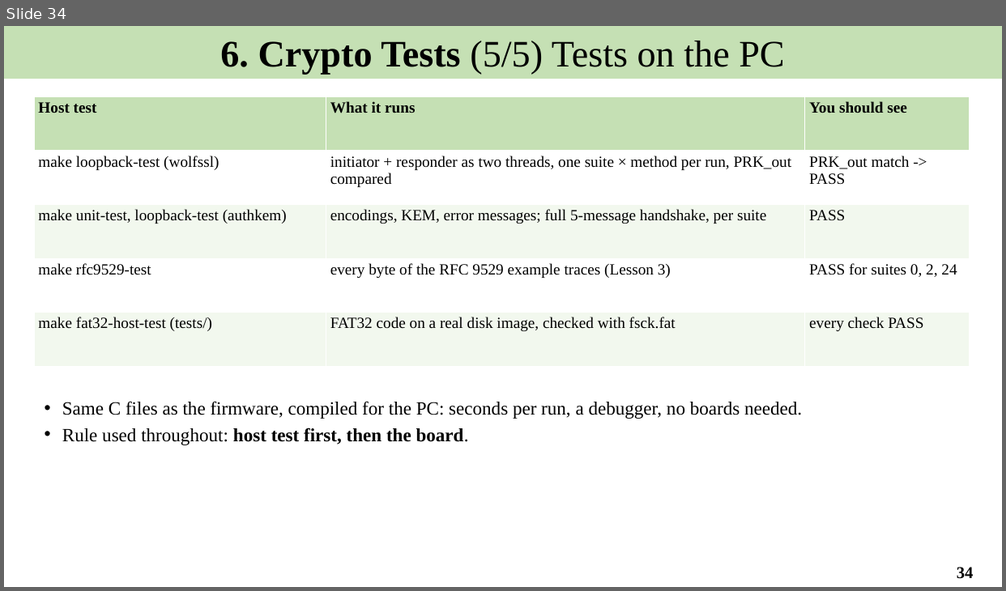
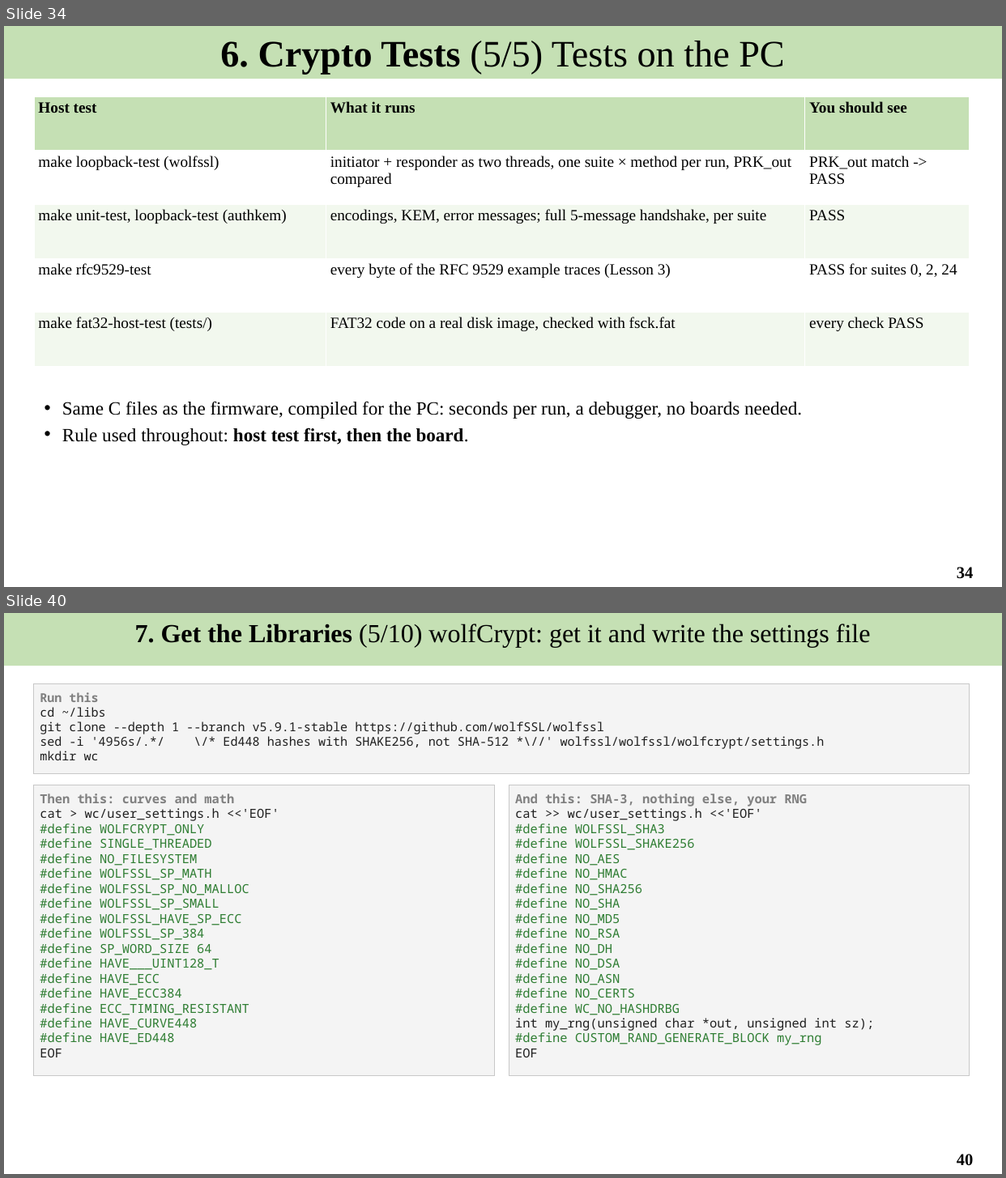
Before and after one commit to Khaiduy/chipyard-edhoc, a slide deck: fpga/sw/export/docs/slides/02_Software_environment_and_tests.pptx. Shown one above the other, each under a label of ours: slide 34 before the commit, slides 34 and 40 after it; the slides between them are not shown. The pictures are 1006x591 and 1006x1178 pixels, drawn with LibreOffice and Linux fonts; fonts in the diff are those of the drawing. Boxes give left, top, right and bottom in pixels: in the first picture for what was removed or moved away, otherwise in the second. Text is boxed around its words. In the diff, an @@ line names an element or a change of style, - is before the commit and + after.

```diff
--- a/fpga/sw/export/docs/slides/02_Software_environment_and_tests.pptx
+++ b/fpga/sw/export/docs/slides/02_Software_environment_and_tests.pptx
@@ slide 40 added at [4,613,1002,1174], background #FFFFFF @@
@@ rectangle added at [4,613,1002,666], fill #C5E0B4, 25 pt, text #000000 @@
+7. Get the Libraries (5/10) wolfCrypt: get it and write the settings file
@@ rectangle added at [34,684,970,774], fill #F4F4F4, outline #C8C8C8 0.75 pt, 11.8 pt, text #1F1F1F @@
+Run this
+cd ~/libs
+git clone --depth 1 --branch v5.9.1-stable https://github.com/wolfSSL/wolfssl
+sed -i '4956s/.*/ \/* Ed448 hashes with SHAKE256, not SHA-512 *\//' wolfssl/wolfssl/wolfcrypt/settings.h
+mkdir wc
@@ rectangle added at [34,786,494,1076], fill #F4F4F4, outline #C8C8C8 0.75 pt, 12 pt, text #2E7D32 @@
+Then this: curves and math
+cat > wc/user_settings.h <<'EOF'
+#define WOLFCRYPT_ONLY
+#define SINGLE_THREADED
+#define NO_FILESYSTEM
+#define WOLFSSL_SP_MATH
+#define WOLFSSL_SP_NO_MALLOC
+#define WOLFSSL_SP_SMALL
+#define WOLFSSL_HAVE_SP_ECC
+#define WOLFSSL_SP_384
+#define SP_WORD_SIZE 64
+#define HAVE___UINT128_T
+#define HAVE_ECC
+#define HAVE_ECC384
+#define ECC_TIMING_RESISTANT
+#define HAVE_CURVE448
+#define HAVE_ED448
+EOF
@@ rectangle added at [509,786,970,1076], fill #F4F4F4, outline #C8C8C8 0.75 pt, 12 pt, text #2E7D32 @@
+And this: SHA-3, nothing else, your RNG
+cat >> wc/user_settings.h <<'EOF'
+#define WOLFSSL_SHA3
+#define WOLFSSL_SHAKE256
+#define NO_AES
+#define NO_HMAC
+#define NO_SHA256
+#define NO_SHA
+#define NO_MD5
+#define NO_RSA
+#define NO_DH
+#define NO_DSA
+#define NO_ASN
+#define NO_CERTS
+#define WC_NO_HASHDRBG
+int my_rng(unsigned char *out, unsigned int sz);
+#define CUSTOM_RAND_GENERATE_BLOCK my_rng
+EOF
@@ page number added at [957,1154,973,1165], 16 pt, text #000000, bold @@
+40
```
Also in this commit, not shown: 13 slides changed, 10 other slides added, 5 other files.
